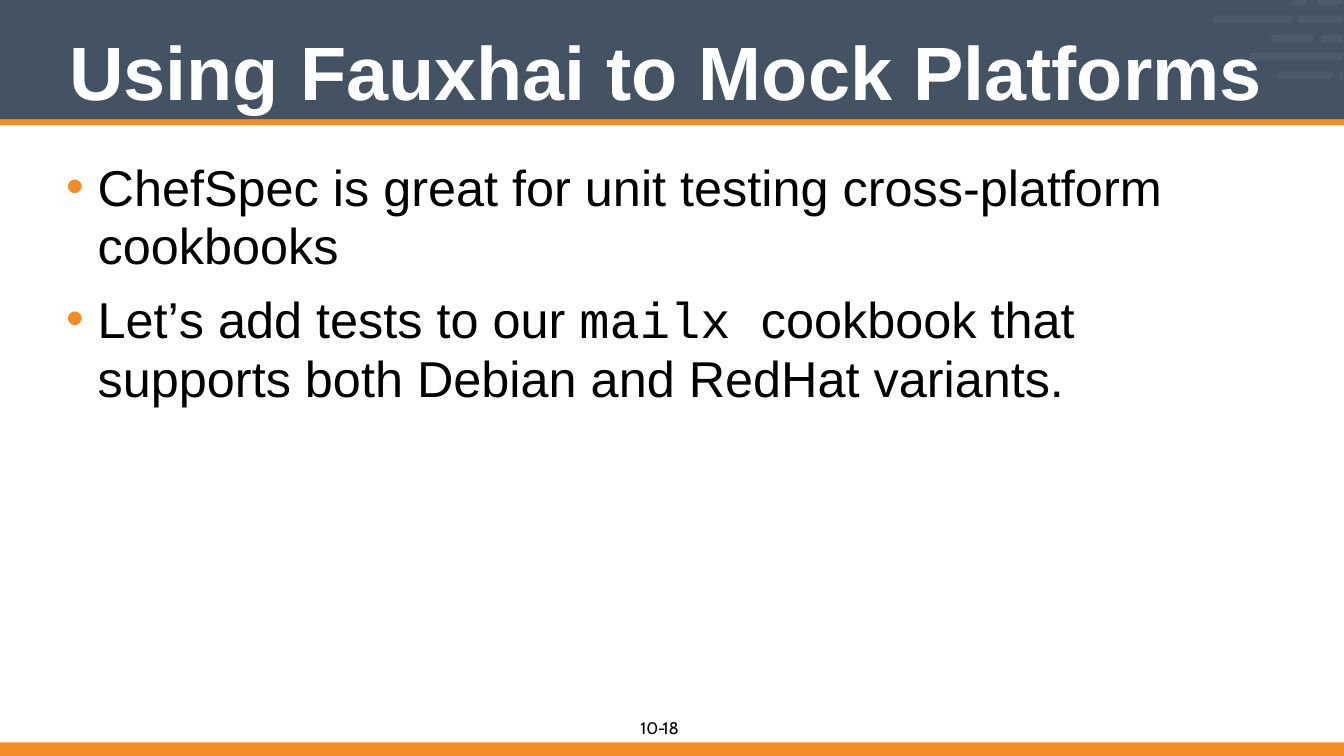
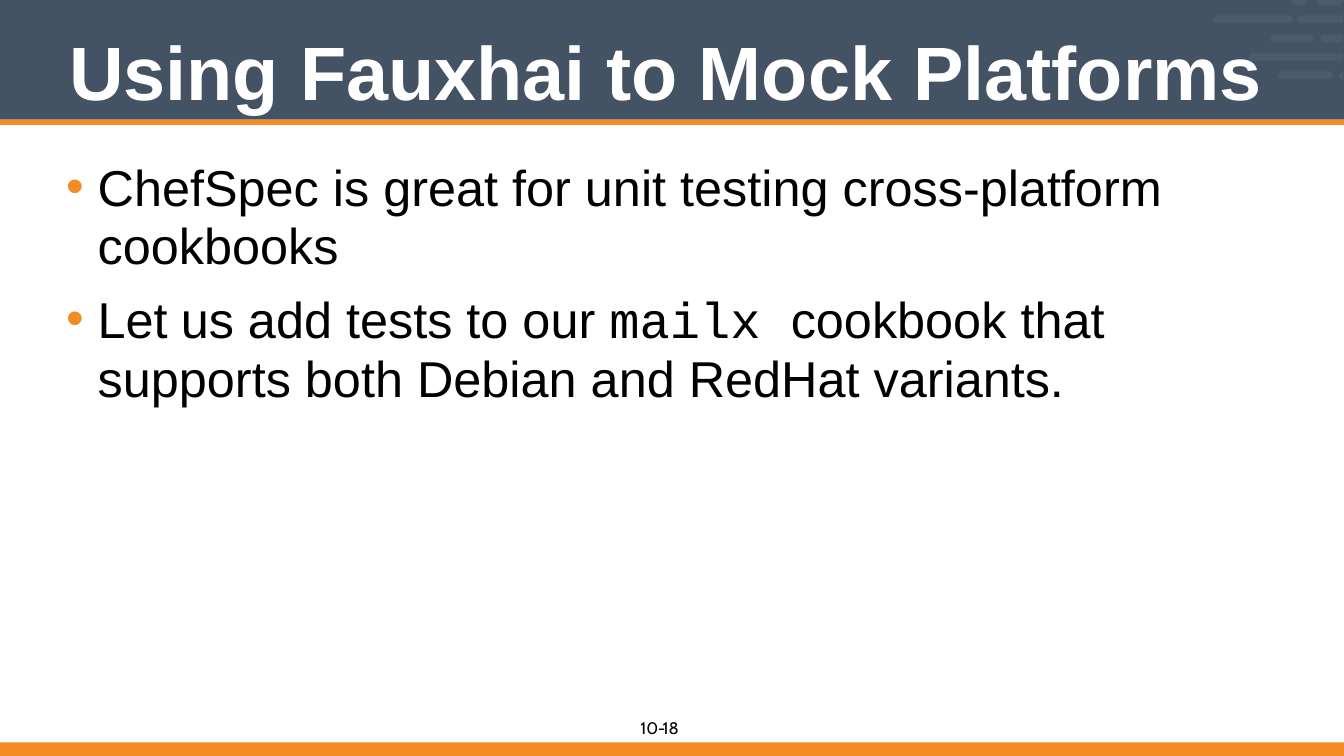
Before and after one commit to vinyar/chef-intermediate, a slide deck: slide 18 of Modules/10-introduction_to_chefspec.pptx. Drawn at 1344x756 pixels with LibreOffice and Linux fonts; fonts in the diff are those of the drawing. Boxes give left, top, right and bottom in pixels: in the first picture for what was removed or moved away, otherwise in the second. Text is boxed around its words. In the diff, an @@ line names an element or a change of style, - is before the commit and + after.

```diff
--- a/Modules/10-introduction_to_chefspec.pptx
+++ b/Modules/10-introduction_to_chefspec.pptx
@@ text at [98,301,1105,407]: text changed @@
-• Let’s add tests to our mailx cookbook that supports both Debian and RedHat variants.
+• Let us add tests to our mailx cookbook that supports both Debian and RedHat variants.
```
Also in this commit, not shown: 8 other slides changed.
